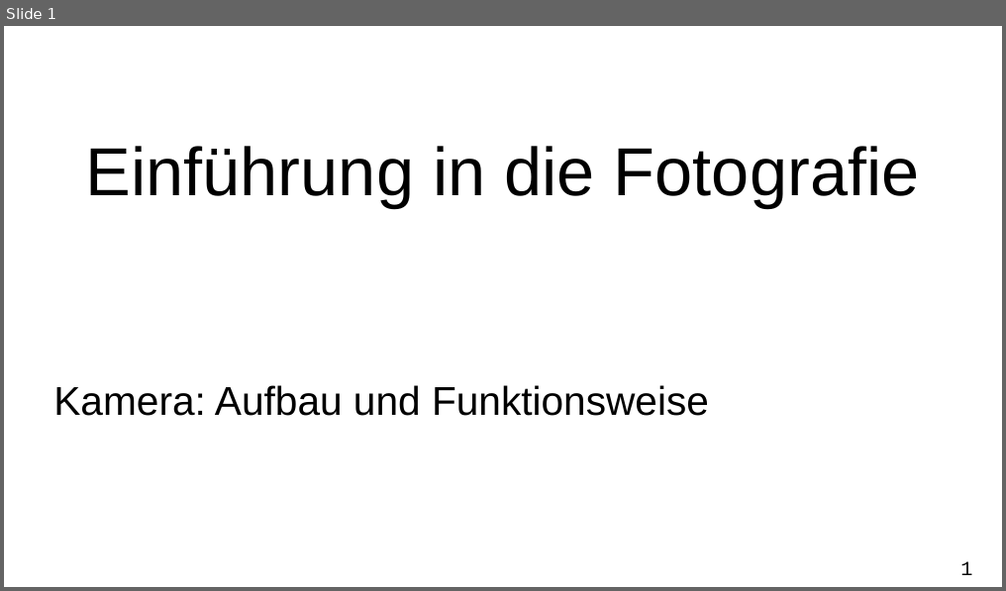
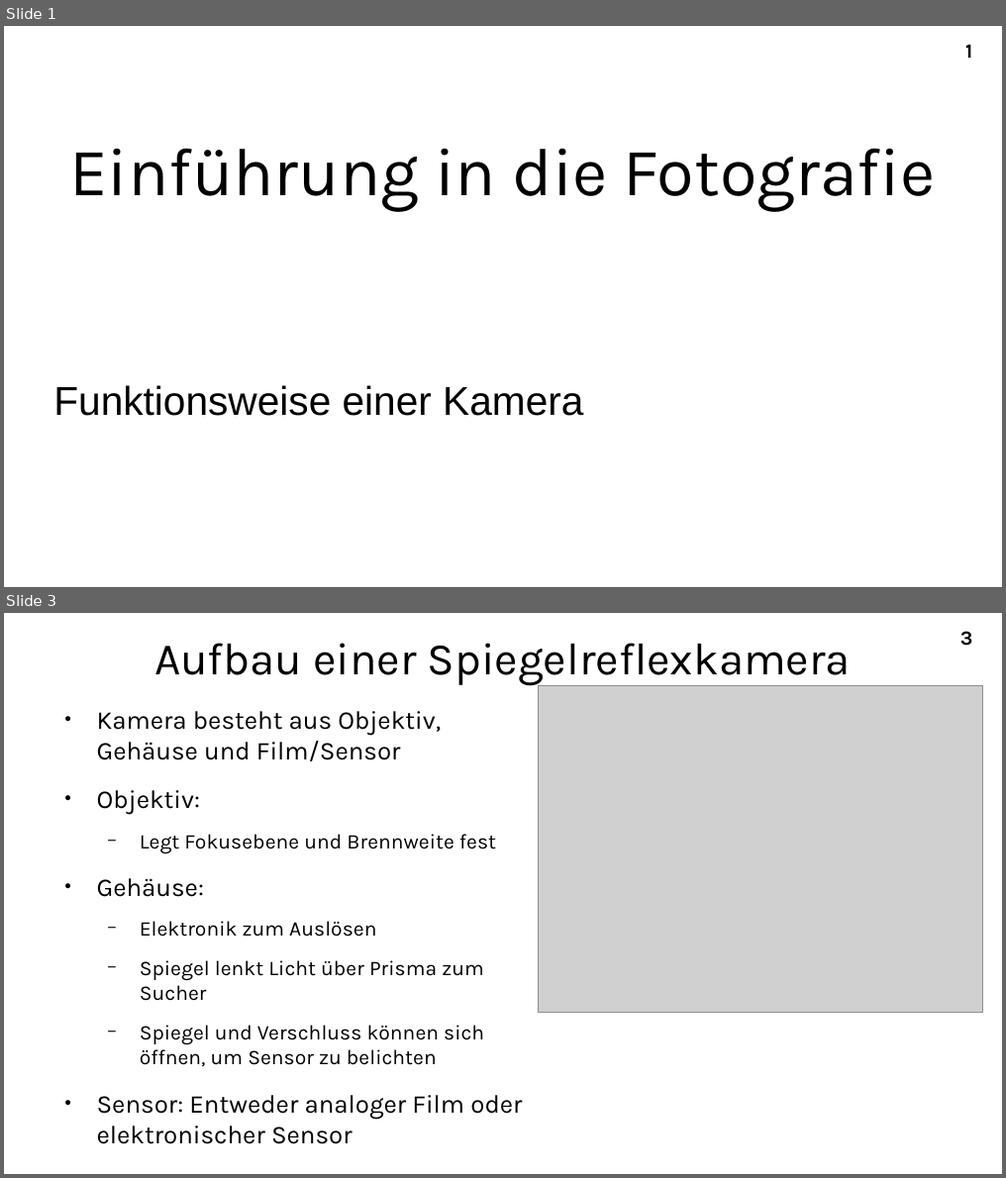
Before and after one commit to A-Schmid/PhotographyCourse, a slide deck: slides_de/camera.odp. Shown one above the other, each under a label of ours: slide 1 before the commit, slides 1 and 3 after it; the slides between them are not shown. The pictures are 1006x591 and 1006x1178 pixels, drawn with LibreOffice and Linux fonts; fonts in the diff are those of the drawing; grey boxes stand for pictures. Boxes give left, top, right and bottom in pixels: in the first picture for what was removed or moved away, otherwise in the second. Text is boxed around its words. In the diff, an @@ line names an element or a change of style, - is before the commit and + after.

Commit message:
created slides for workings of a camera, TODO: some images

```diff
--- a/slides_de/camera.odp
+++ b/slides_de/camera.odp
@@ slide 3 added at (x1=4, y1=613, x2=1002, y2=1174), background #FFFFFF; not listed: 1 template element that a slide beside it also shows @@
@@ title added at (x1=154, y1=643, x2=850, y2=685), 36 pt, text #000000 @@
+Aufbau einer Spiegelreflexkamera
@@ picture added at (x1=539, y1=685, x2=983, y2=1013) @@
@@ text added at (x1=97, y1=711, x2=522, y2=1119), 16.6 pt, text #000000 @@
+● Kamera besteht aus Objektiv, Gehäuse und Film/Sensor
+● Objektiv:
+  − Legt Fokusebene und Brennweite fest
+● Gehäuse:
+  − Elektronik zum Auslösen
+  − Spiegel lenkt Licht über Prisma zum Sucher
+  − Spiegel und Verschluss können sich öffnen, um Sensor zu belichten
+● Sensor: Entweder analoger Film oder elektronischer Sensor
@@ slide 1 changed as well @@
@@ title "Einführung in die Fotografie" at (x1=69, y1=148, x2=936, y2=212): font Arial to Karla @@
@@ page number moved from (x1=960, y1=562, x2=972, y2=575) to (x1=965, y1=44, x2=972, y2=58) @@
@@ page number at (x1=965, y1=44, x2=972, y2=58): font Courier New to Karla, bold on @@
@@ subtitle at (x1=54, y1=385, x2=583, y2=416): text changed @@
-Kamera: Aufbau und Funktionsweise
+Funktionsweise einer Kamera
```
Also in this commit, not shown: 9 other slides added, 1 slide removed, 12 other files.
